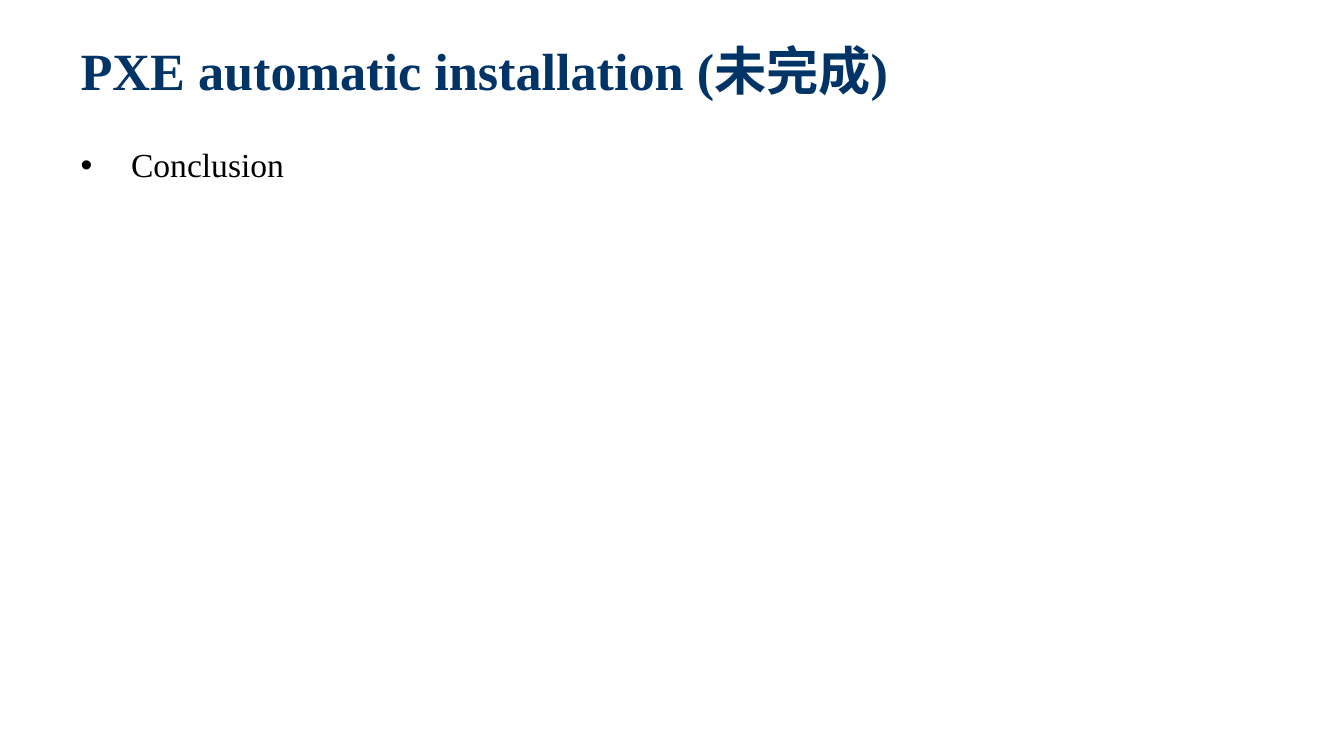
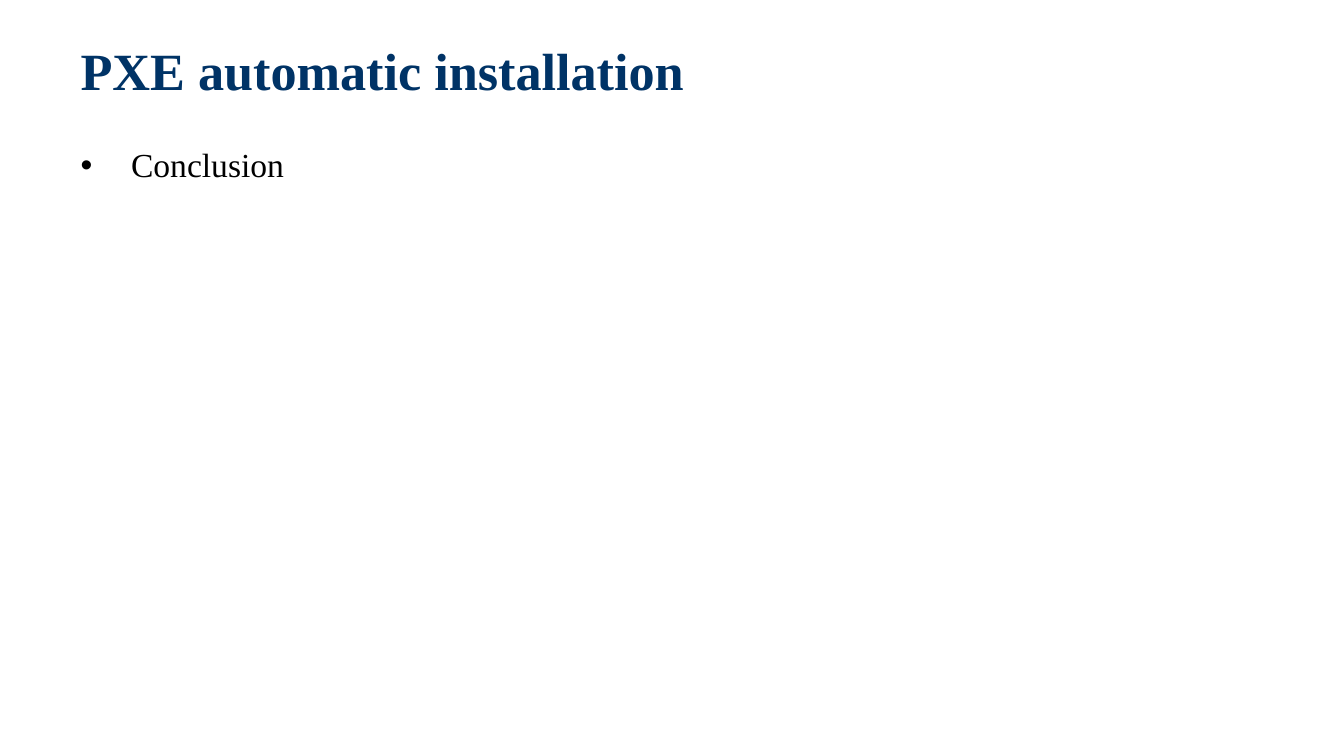
Before and after one commit to jackiejay888/automation, a slide deck: slide 25 of kpi/Test Automation_Demo.pptx (slide 24 before the commit). Drawn at 1344x756 pixels with LibreOffice and Linux fonts; fonts in the diff are those of the drawing; background and template pictures are left out. Boxes give left, top, right and bottom in pixels: in the first picture for what was removed or moved away, otherwise in the second. Text is boxed around its words. In the diff, an @@ line names an element or a change of style, - is before the commit and + after.

```diff
--- a/kpi/Test Automation_Demo.pptx
+++ b/kpi/Test Automation_Demo.pptx
@@ title at (81, 53, 683, 91): text changed @@
-PXE automatic installation (未完成)
+PXE automatic installation
```
Also in this commit, not shown: 4 other slides changed, 2 slides added, 1 slide removed, 1 other file.
